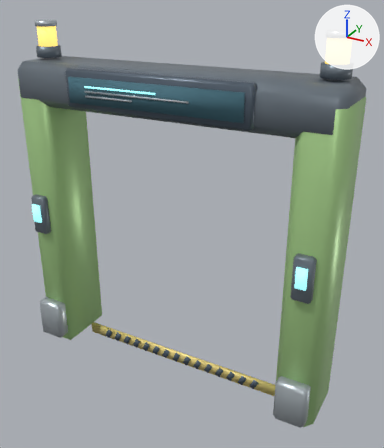
What one commit did to the glTF model assets/structures/ingress_gate_ultra.glb.
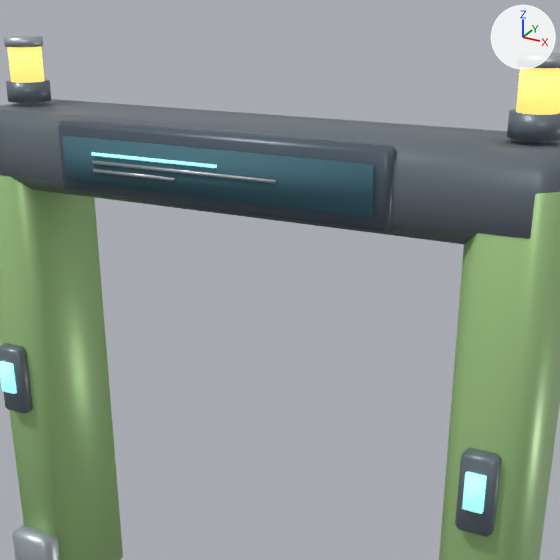
Each version appears first whole from a camera (50 mm lens) standing at (2.39, -4.01, 3.67) and looking at (0.17, 0.02, 1.66), and next in a close-up on the part from 8% to 91% of the width and 0% to 71% of the height. Every picture has the same lights, and +X, +Y and +Z are marked at upper right. The first two pictures are the older version. Where no turn or scale is listed for an object, it has been applied to the vertices.

The first close-up shows 'AccessPanel_dark', 'Beacon_dark', 'Beacon_steel', 'Body_black', 'Footing_steel', 'Header_dark', 'Pillar_green', 'ScreenGraphics_glow', 'ScreenGraphics_steel', 'SignScreen_screen', 'StatusLight_glow', 'StatusLight_warn'.
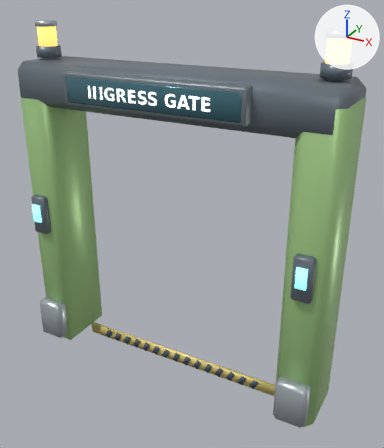
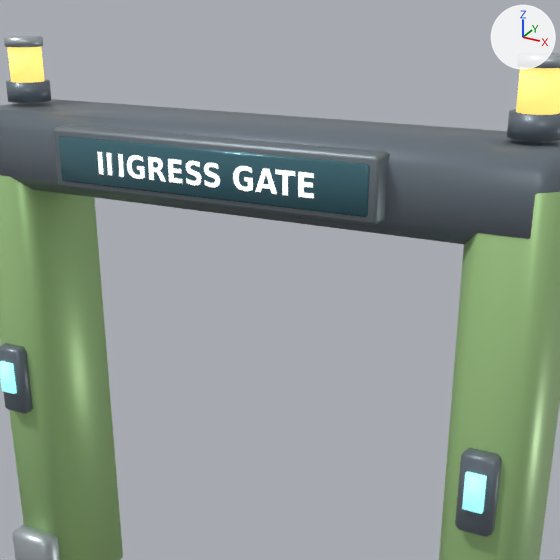
Boxes (x1, y1, x2, y2) around the edits, measured in the close-ups (560 x 560 px):
'SignScreen_screen', deleted (cyan): before (62, 136, 375, 218)
'SignPlate_glass', added (cyan): after (58, 135, 370, 217)
'Body_black', deleted: before (58, 119, 397, 232)
'ScreenMount_frame', added: after (53, 125, 390, 225)
'TypeLabel_white', added: after (97, 152, 314, 198)
'ScreenGraphics_steel', deleted: before (92, 161, 276, 183)
'ScreenGraphics_glow', deleted (cyan): before (91, 152, 217, 168)

The change, as a diff of the scene's bpy script:
```diff
--- a/assets/structures/ingress_gate_ultra.glb.py
+++ b/assets/structures/ingress_gate_ultra.glb.py
@@ mat_white @@
+mat_white = principled_material('white')
+mat_white.base_color = (0.906, 0.941, 0.929)  # white #f4f8f7
+mat_white.roughness = 0.38
+mat_white.emission_color = (0.679, 0.706, 0.697)  # light grey #d7dbd9
+mat_white.emission_strength = 1.0
@@ mat_glass @@
+mat_glass = principled_material('glass')
+mat_glass.base_color = (0.0627, 0.173, 0.216)  # cyan #477380
+mat_glass.metallic = 0.28
+mat_glass.roughness = 0.2
@@ mat_frame @@
+mat_frame = principled_material('frame')
+mat_frame.base_color = (0.224, 0.267, 0.294)  # grey #828d94
+mat_frame.metallic = 0.65
+mat_frame.roughness = 0.49
@@ me_typelabel_white @@
+me_typelabel_white.from_pydata(...)  # 272 vertices, 252 faces; spans x -0.578..0.578, y -0.436, z 2.833..2.943
+me_typelabel_white.materials.append(mat_white)  # white #f4f8f7, glowing light grey #d7dbd9
@@ me_signplate_glass @@
+me_signplate_glass.from_pydata(...)  # 24 vertices, 44 faces; spans x -0.82..0.82, y -0.43..-0.39, z 2.78..3.0
+me_signplate_glass.materials.append(mat_glass)  # cyan #477380
@@ me_screenmount_frame @@
+me_screenmount_frame.from_pydata(...)  # 56 vertices, 108 faces; spans x -0.86..0.86, y -0.42..-0.28, z 2.74..3.03
+me_screenmount_frame.materials.append(mat_frame)  # grey #828d94
@@ ob_body_black @@
-ob_body_black = bpy.data.objects.new('Body_black', me_body_black)
-ob_body_black.location = (0.0, 0.0, 0.0)
@@ ob_signscreen_screen @@
-ob_signscreen_screen = bpy.data.objects.new('SignScreen_screen', me_signscreen_screen)
-ob_signscreen_screen.location = (0.0, 0.0, 0.0)
@@ ob_screengraphics_glow @@
-ob_screengraphics_glow = bpy.data.objects.new('ScreenGraphics_glow', me_screengraphics_glow)
-ob_screengraphics_glow.location = (0.0, 0.0, 0.0)
@@ ob_screengraphics_steel @@
-ob_screengraphics_steel = bpy.data.objects.new('ScreenGraphics_steel', me_screengraphics_steel)
-ob_screengraphics_steel.location = (0.0, 0.0, 0.0)
@@ ob_typelabel_white @@
+ob_typelabel_white = bpy.data.objects.new('TypeLabel_white', me_typelabel_white)
+ob_typelabel_white.location = (0.0, 0.0, 0.0)
@@ ob_signplate_glass @@
+ob_signplate_glass = bpy.data.objects.new('SignPlate_glass', me_signplate_glass)
+ob_signplate_glass.location = (0.0, 0.0, 0.0)
@@ ob_screenmount_frame @@
+ob_screenmount_frame = bpy.data.objects.new('ScreenMount_frame', me_screenmount_frame)
+ob_screenmount_frame.location = (0.0, 0.0, 0.0)
```
